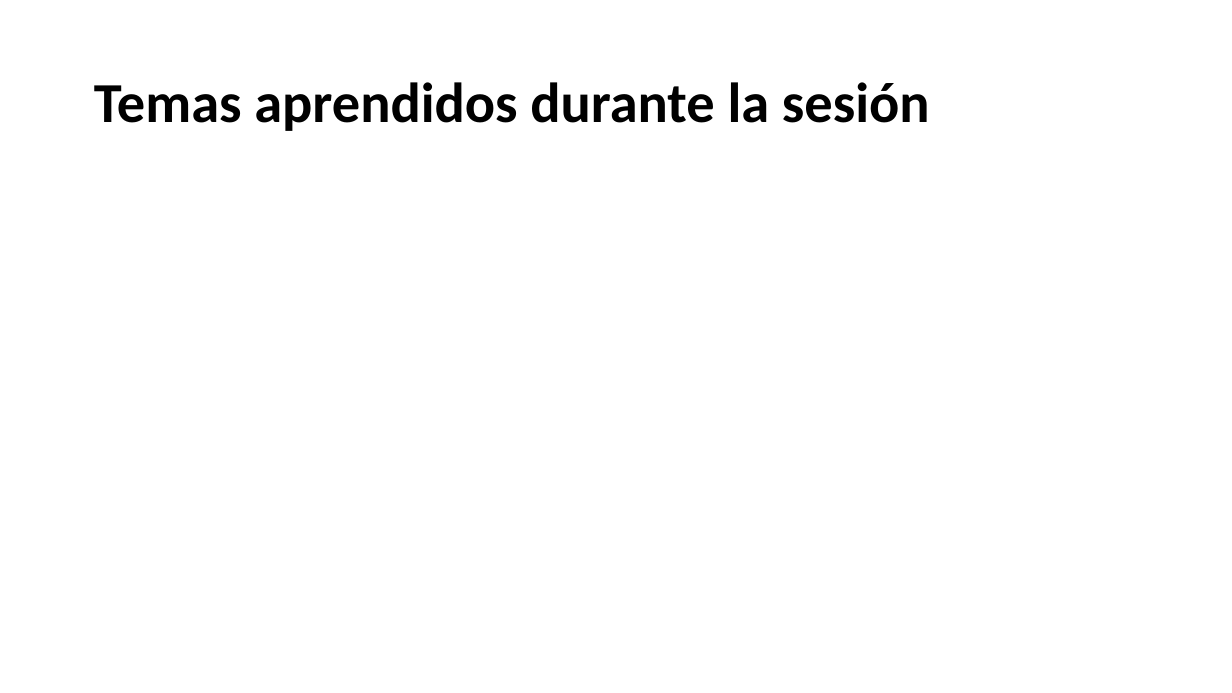
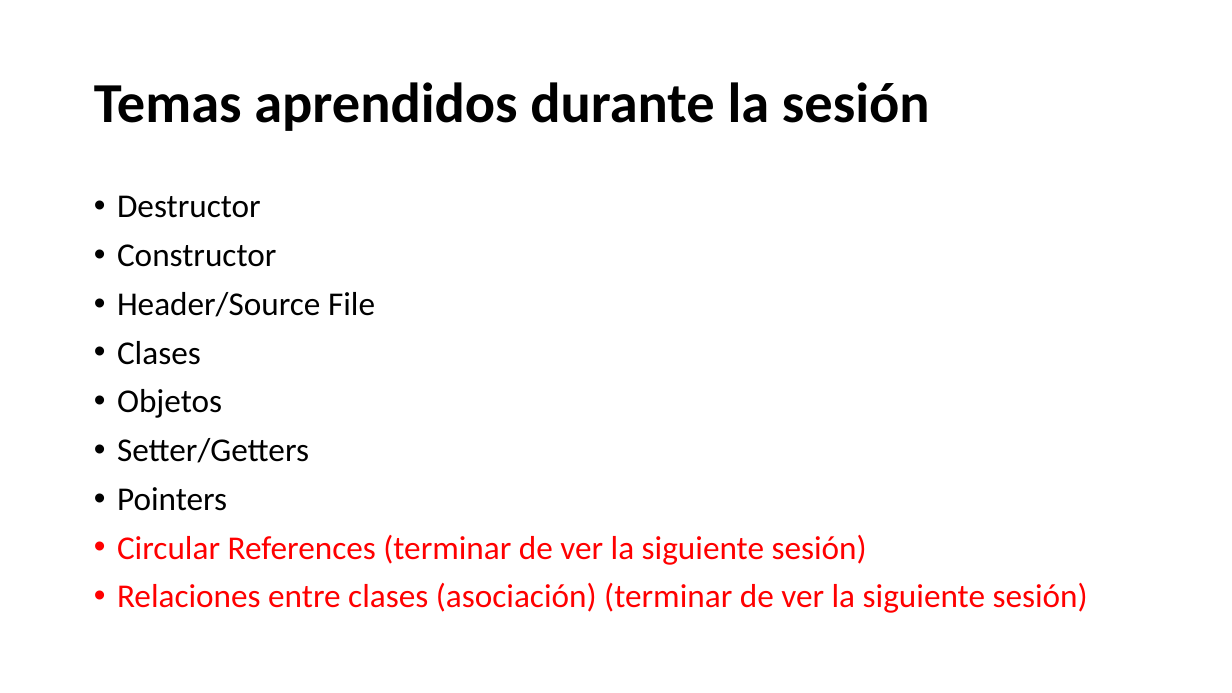
Before and after one commit to ariellucientec/tc1030_202011, a slide deck: slide 4 of Sesión 3/Ejercicio_BlackBoard.pptx. Drawn at 1232x693 pixels with LibreOffice and Linux fonts; fonts in the diff are those of the drawing. Boxes give left, top, right and bottom in pixels: in the first picture for what was removed or moved away, otherwise in the second. Text is boxed around its words. In the diff, an @@ line names an element or a change of style, - is before the commit and + after.

```diff
--- a/Sesión 3/Ejercicio_BlackBoard.pptx
+++ b/Sesión 3/Ejercicio_BlackBoard.pptx
@@ text added at (117,195,1088,613), 25.9 pt, text #FF0000 @@
+• Destructor
+• Constructor
+• Header/Source File
+• Clases
+• Objetos
+• Setter/Getters
+• Pointers
+• Circular References (terminar de ver la siguiente sesión)
+• Relaciones entre clases (asociación) (terminar de ver la siguiente sesión)
```
Also in this commit, not shown: 1 slide added.
